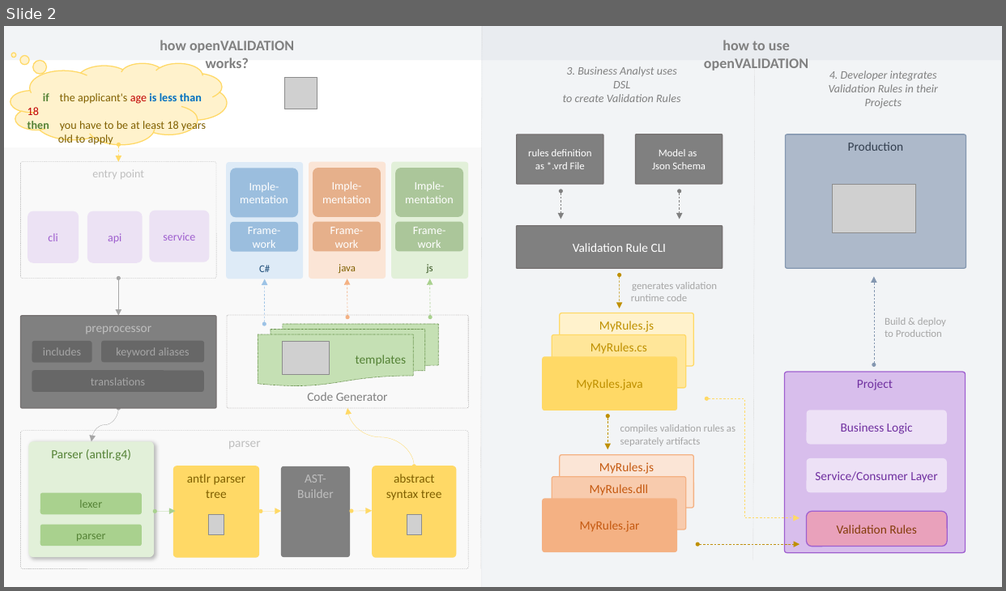
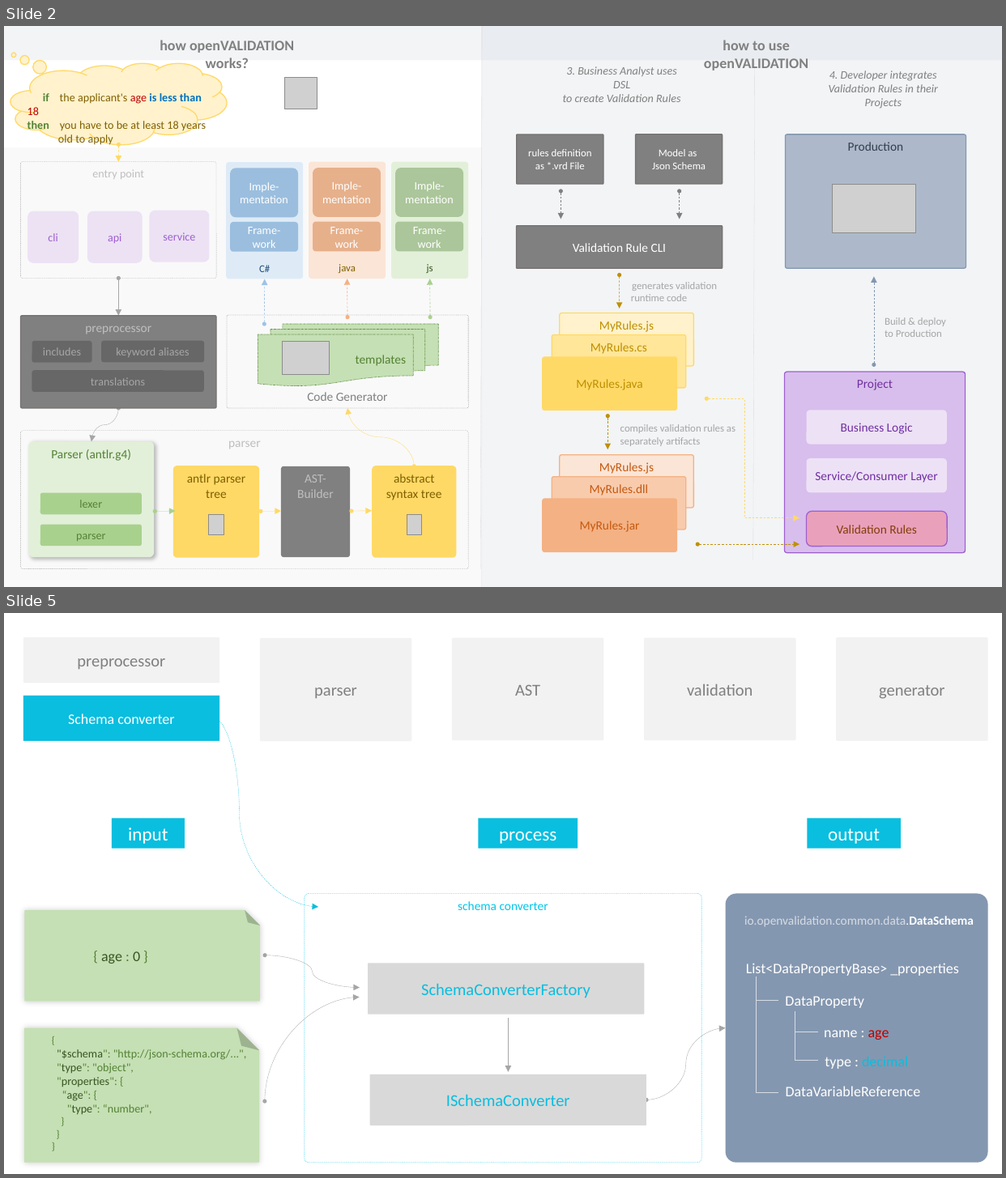
Before and after one commit to openvalidation/openvalidation, a slide deck: docs/ci/Architecture.pptx. Shown one above the other, each under a label of ours: slide 2 before the commit, slides 2 and 5 after it; the slides between them are not shown. The pictures are 1006x591 and 1006x1178 pixels, drawn with LibreOffice and Linux fonts; fonts in the diff are those of the drawing; grey boxes stand for pictures. Boxes give left, top, right and bottom in pixels: in the first picture for what was removed or moved away, otherwise in the second. Text is boxed around its words. In the diff, an @@ line names an element or a change of style, - is before the commit and + after.

```diff
--- a/docs/ci/Architecture.pptx
+++ b/docs/ci/Architecture.pptx
@@ slide 5 added at box(4, 613, 1002, 1174), background #FFFFFF @@
@@ group added at box(23, 637, 988, 741): 6 rounded rectangles @@
+preprocessor
+parser
+generator
+AST
+Schema converter
+validation
@@ curved double arrow added from (215, 718) to (318, 907), #09BEDF 0.25 pt dashed @@
@@ rectangle added at box(112, 818, 185, 848), fill #09BEDF, 18 pt, text #FFFFFF @@
+input
@@ rectangle added at box(479, 818, 578, 848), fill #09BEDF, 18 pt, text #FFFFFF @@
+process
@@ rectangle added at box(808, 818, 901, 848), fill #09BEDF, 18 pt, text #FFFFFF @@
+output
@@ rounded rectangle added at box(305, 894, 701, 1163), outline #00C7EA 0.25 pt dashed, 12 pt, text #00C7EA @@
+schema converter
@@ rounded rectangle added at box(726, 894, 988, 1163), fill #8497B0 @@
@@ folded corner added at box(24, 910, 259, 1001), fill #C5E0B4 @@
@@ text added at box(744, 916, 974, 926), 12 pt, text #D6DCE5 @@
+io.openvalidation.common.data.DataSchema
@@ text added at box(101, 952, 140, 964), 14 pt, text #385723 @@
+{ age : 0 }
@@ curved double arrow added from (266, 955) to (360, 988), #A6A6A6 0.25 pt @@
@@ rounded rectangle added at box(368, 964, 644, 1014), fill #D9D9D9, 16 pt, text #09BEDF @@
+SchemaConverterFactory
@@ text added at box(746, 963, 959, 978), 14 pt, text #FFFFFF @@
+List<DataPropertyBase> _properties
@@ line added from (756, 977) to (756, 1093), #D6DCE5 0.25 pt dashed @@
@@ curved double arrow added from (265, 1102) to (360, 997), #A6A6A6 0.25 pt @@
@@ line added from (778, 1000) to (756, 1000), #D6DCE5 0.25 pt dashed @@
@@ text added at box(785, 996, 864, 1008), 14 pt, text #FFFFFF @@
+DataProperty
@@ arrow added from (509, 1018) to (509, 1072), #A6A6A6 0.25 pt @@
@@ line added from (795, 1012) to (795, 1061), #D6DCE5 0.25 pt dashed @@
@@ folded corner added at box(24, 1029, 259, 1163), fill #C5E0B4 @@
@@ text added at box(57, 1050, 246, 1114), 11 pt, text #548235 @@
+{
+"$schema": "http://json-schema.org/...",
+"type": "object",
+"properties": {
+“age": {
+"type": “number",
+}
+}
+}
@@ curved double arrow added from (646, 1101) to (726, 1029), #A6A6A6 0.25 pt @@
@@ line added from (817, 1033) to (795, 1033), #D6DCE5 0.25 pt dashed @@
@@ text added at box(824, 1030, 889, 1040), 14 pt, text #FFFFFF @@
+name : age
@@ line added from (817, 1061) to (795, 1061), #D6DCE5 0.25 pt dashed @@
@@ text added at box(825, 1056, 908, 1069), 14 pt, text #09BEDF @@
+type : decimal
@@ rounded rectangle added at box(370, 1075, 646, 1126), fill #D9D9D9, 16 pt, text #09BEDF @@
+ISchemaConverter
@@ line added from (778, 1093) to (756, 1093), #D6DCE5 0.25 pt dashed @@
@@ text added at box(786, 1086, 921, 1097), 14 pt, text #FFFFFF @@
+DataVariableReference
```
Also in this commit, not shown: 17 other slides added, 1 other file.
